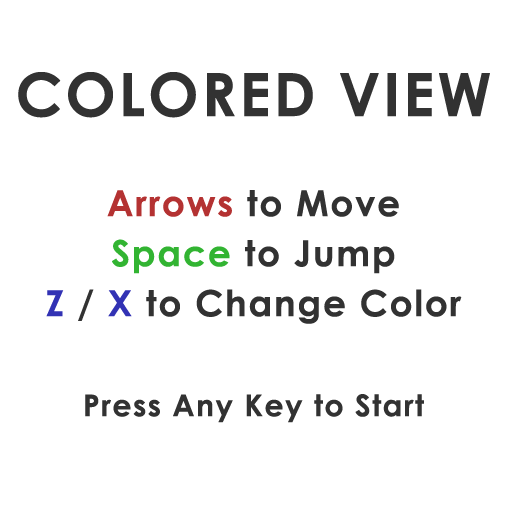
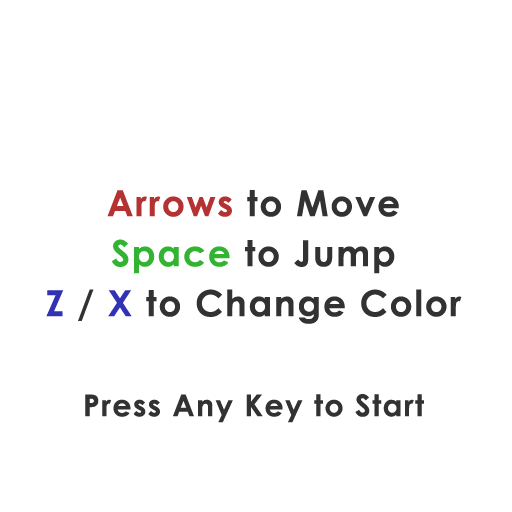
Revision of a layered 512 × 512 image; what changed, layer by layer:
renamed "COLORED VIEW Arrows to Move Space to Jump Z / X to Change Colo" to "Arrows to Move Space to Jump Z / X to Change Color Press Any", painted on it over [18, 72, 490, 118]
